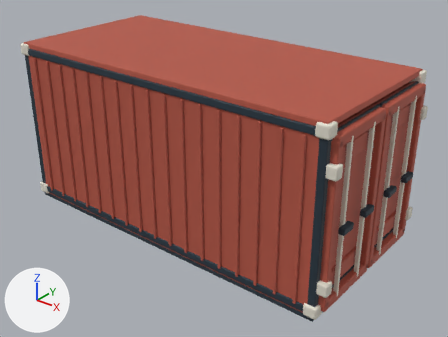
The glTF model assets/models/container_openable.glb as it was, and as the next commit left it.
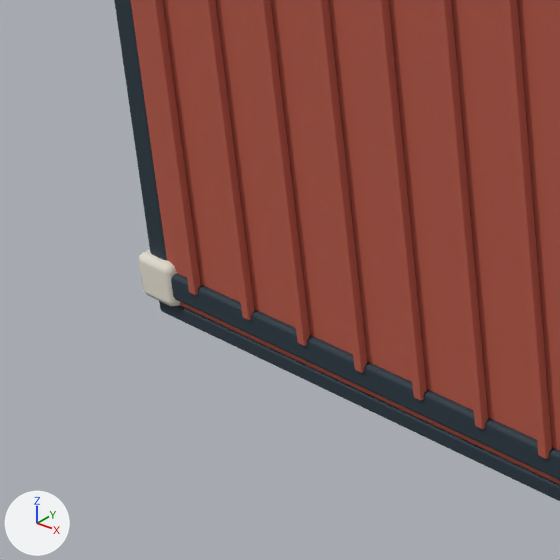
The first picture shows the older version from a 50 mm lens placed at (6.31, -7.5, 5.61), pointed at (0.34, -0.05, 0.98). The close-ups show the older and then the newer version on the part from 2% to 29% of the width and 38% to 73% of the height of that picture. Only the edits that show in the close-ups are written down. Lighting does not change. The marker at lower left points along +X, +Y and +Z. Where no turn or scale is listed for an object, it has been applied to the vertices. Vertices at exactly the same position are counted once.

In view in the first close-up: 'container_openable_cream', 'container_openable_ink', 'container_openable_paint'.
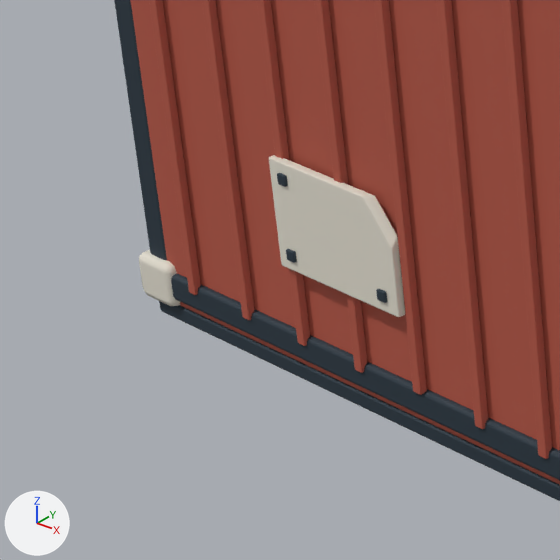
Changed parts and their boxes (x1, y1, x2, y2) in the close-ups (560 x 560 px):
```json
{"part": 1, "of": "me_cube_045", "change": "added", "after": [269, 155, 405, 317]}
{"part": 2, "of": "me_cube_044", "change": "added", "after": [286, 249, 297, 263]}
{"part": 3, "of": "me_cube_044", "change": "added", "after": [277, 173, 288, 187]}
{"part": 4, "of": "me_cube_044", "change": "added", "after": [376, 289, 387, 303]}
```

The change, as JSON lines over the scene's bpy script:
```json
{"block": "me_cube_045", "where": "# used by ob_container_openable_cream; location = (-2.95, 1.34, 0.1)"}
{"op": "remove", "block": "me_cube_045", "code": "me_cube_045.from_pydata(...)  # 448 vertices, 864 faces; spans x -0.11..6.01, y -2.78..0.1, z -0.1..2.78"}
{"op": "add", "block": "me_cube_045", "code": "me_cube_045.from_pydata(...)  # 616 vertices, 1192 faces; spans x -0.11..6.01, y -2.8..0.12, z -0.1..2.78"}
{"block": "me_cube_045", "change": "me_cube_045 part 1: a new loose piece of 70 vertices spanning x 0.89..1.57, y -2.8..-2.76, z 0.37..0.83, in mat_cream (white #e5e0d2)"}
{"block": "me_cube_045", "change": "other edits to the shape of me_cube_045 do not show in these pictures"}
{"block": "me_cube_044", "where": "# used by ob_container_openable_ink; location = (-2.95, 1.34, 1.4)"}
{"op": "remove", "block": "me_cube_044", "code": "me_cube_044.from_pydata(...)  # 504 vertices, 972 faces; spans x -0.06..5.97, y -2.77..0.08, z -1.47..1.41"}
{"op": "add", "block": "me_cube_044", "code": "me_cube_044.from_pydata(...)  # 840 vertices, 1620 faces; spans x -0.06..5.97, y -2.81..0.13, z -1.47..1.41"}
{"block": "me_cube_044", "change": "me_cube_044 part 2: the loose piece of 56 vertices spanning x -0.06..0.06, y -2.75..-2.62, z -1.4..1.4 is copied, and the copy is scaled about its middle by (0.382, 0.185, 0.0144), then moved by (0.97, -0.12, -0.86); it spans x 0.95..0.99, y -2.81..-2.79, z -0.88..-0.84"}
{"block": "me_cube_044", "change": "me_cube_044 part 3: the loose piece of 56 vertices spanning x -0.06..0.06, y -2.75..-2.62, z -1.4..1.4 is copied, and the copy is scaled about its middle by (0.382, 0.185, 0.0144), then moved by (0.97, -0.12, -0.54); it spans x 0.95..0.99, y -2.81..-2.79, z -0.56..-0.52"}
{"block": "me_cube_044", "change": "me_cube_044 part 4: the loose piece of 56 vertices spanning x -0.05..5.95, y -2.77..-2.62, z -1.36..-1.24 is copied, and the copy is scaled about its middle by (0.0067, 0.153, 0.414), then moved by (-1.46, -0.11, 0.44); it spans x 1.47..1.51, y -2.81..-2.79, z -0.88..-0.84"}
{"block": "me_cube_044", "change": "other edits to the shape of me_cube_044 do not show in these pictures"}
```
